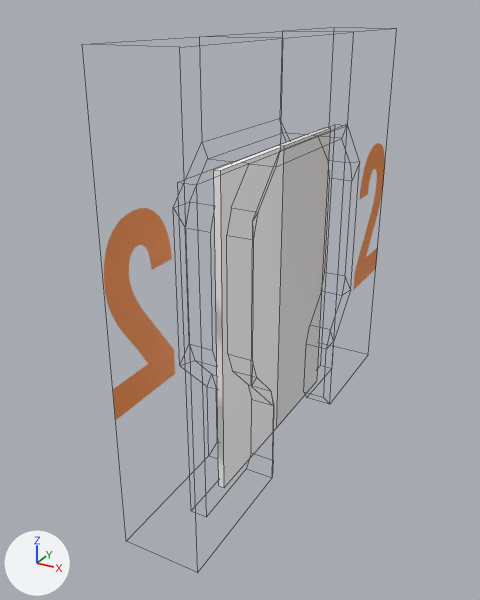
Before and after pictures for a commit that changed the FBX model Assets/Models/Interactable/Doors/SlidingDoor.fbx.
The view is the same before and after, from a 50 mm camera at (2.19, -2.55, 3.26) aimed at (0.04, 1.35, 1.31). The lights are fixed; the arrows at lower left show +X, +Y and +Z. Mesh edges are drawn as thin lines. Where no turn or scale is listed for an object, it has been applied to the vertices.

The scene before the commit, as lines of its bpy script (objects in view):
```python
me_cube_002 = bpy.data.meshes.new('Cube.002')
me_cube_002.from_pydata(...)  # 108 vertices, 84 faces; spans x -0.27..0.27, y -1.59..1.59, z -1.64..1.36
me_cube_002.materials.append(mat_material_001)  # picture img_2_doorframe_col_png
me_cube_005 = bpy.data.meshes.new('Cube.005')
me_cube_005.from_pydata(...)  # a box spanning x -0.02..0.02, y -0.43..0.43, z -1.15..1.15
me_cube_005.materials.append(mat_material)  # picture img_sliding_door_col_png
me_cube_007 = bpy.data.meshes.new('Cube.007')
me_cube_007.from_pydata(...)  # a box spanning x -0.02..0.02, y -0.43..0.43, z -1.15..1.15
ob_cube_001 = bpy.data.objects.new('Cube.001', me_cube_002)
ob_cube_001.location = (0.214, 1.592, 1.743)
ob_cube_002 = bpy.data.objects.new('Cube.002', me_cube_007)
ob_cube_002.location = (0.215, 2.039, 1.253)
ob_cube_003 = bpy.data.objects.new('Cube.003', me_cube_005)
ob_cube_003.location = (0.215, 1.184, 1.253)
```
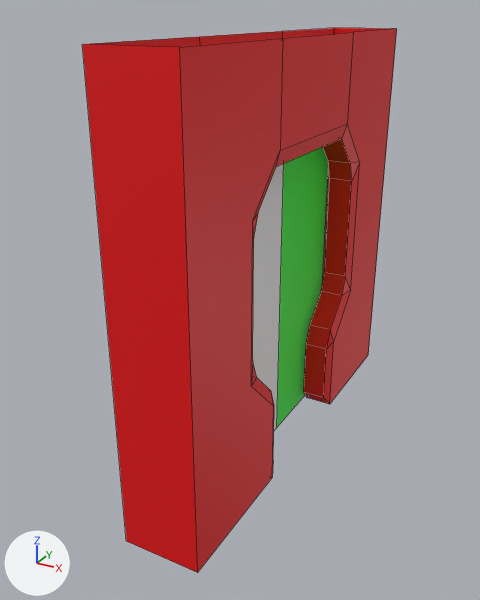
Where the newer file only moved an object's origin or applied its transform, the numbers keep the older frame.

Where the change shows, as pixel boxes (x1, y1, x2, y2) in the pictures (480 x 600 px):
'Cube.001', reshaped: before (104, 143, 385, 420); after (82, 28, 397, 573)
'Cube.002', recoloured (grey to green): (277, 127, 331, 427) in both
part 1 of me_cube_005, surface changed: before (214, 145, 284, 488); after (253, 164, 284, 430)

Diff of the bpy script that builds the scene:
```diff
--- a/Assets/Models/Interactable/Doors/SlidingDoor.fbx.py
+++ b/Assets/Models/Interactable/Doors/SlidingDoor.fbx.py
@@ mat_door_left @@
+mat_door_left = principled_material('Door Left')
+mat_door_left.base_color = (0.0, 0.8, 0.00517)  # green #00e710
@@ mat_door_frame @@
+mat_door_frame = principled_material('Door Frame')
+mat_door_frame.base_color = (0.8, 0.0, 0.00165)  # red #e70005
@@ me_cube_005 @@
 me_cube_005.from_pydata(...)  # 8 vertices, 6 faces; spans x -0.02..0.02, y -0.43..0.43, z -1.15..1.15
 # used by ob_cube_003; location = (0.215, 1.184, 1.253)
+# me_cube_005 part 1: texture (UV) coordinates of 6 of 6 faces, centred in x -0.02..0.02, y -0.43..0.43, z -1.15..1.15, changed; they spanned u 0.0..0.75, v 0.01..0.99 and now span u 0.04..0.99, v 0.01..0.99
 me_cube_005.materials.append(mat_material)
@@ me_cube_002 @@
 # used by ob_cube_001; location = (0.214, 1.592, 1.743)
-me_cube_002.from_pydata(...)  # 108 vertices, 84 faces; spans x -0.27..0.27, y -1.59..1.59, z -1.64..1.36
+me_cube_002.from_pydata(...)  # 108 vertices, 81 faces; spans x -0.27..0.27, y -1.59..1.59, z -1.64..1.36
+# me_cube_002 part 2: 81 faces spanning x -0.27..0.27, y -1.59..1.59, z -1.64..1.36 switch from mat_material_001 (picture img_2_doorframe_col_png) to mat_door_frame (red #e70005)
@@ me_cube_007 @@
 me_cube_007.from_pydata(...)  # 8 vertices, 6 faces; spans x -0.02..0.02, y -0.43..0.43, z -1.15..1.15
+me_cube_007.materials.append(mat_door_left)  # green #00e710
```
